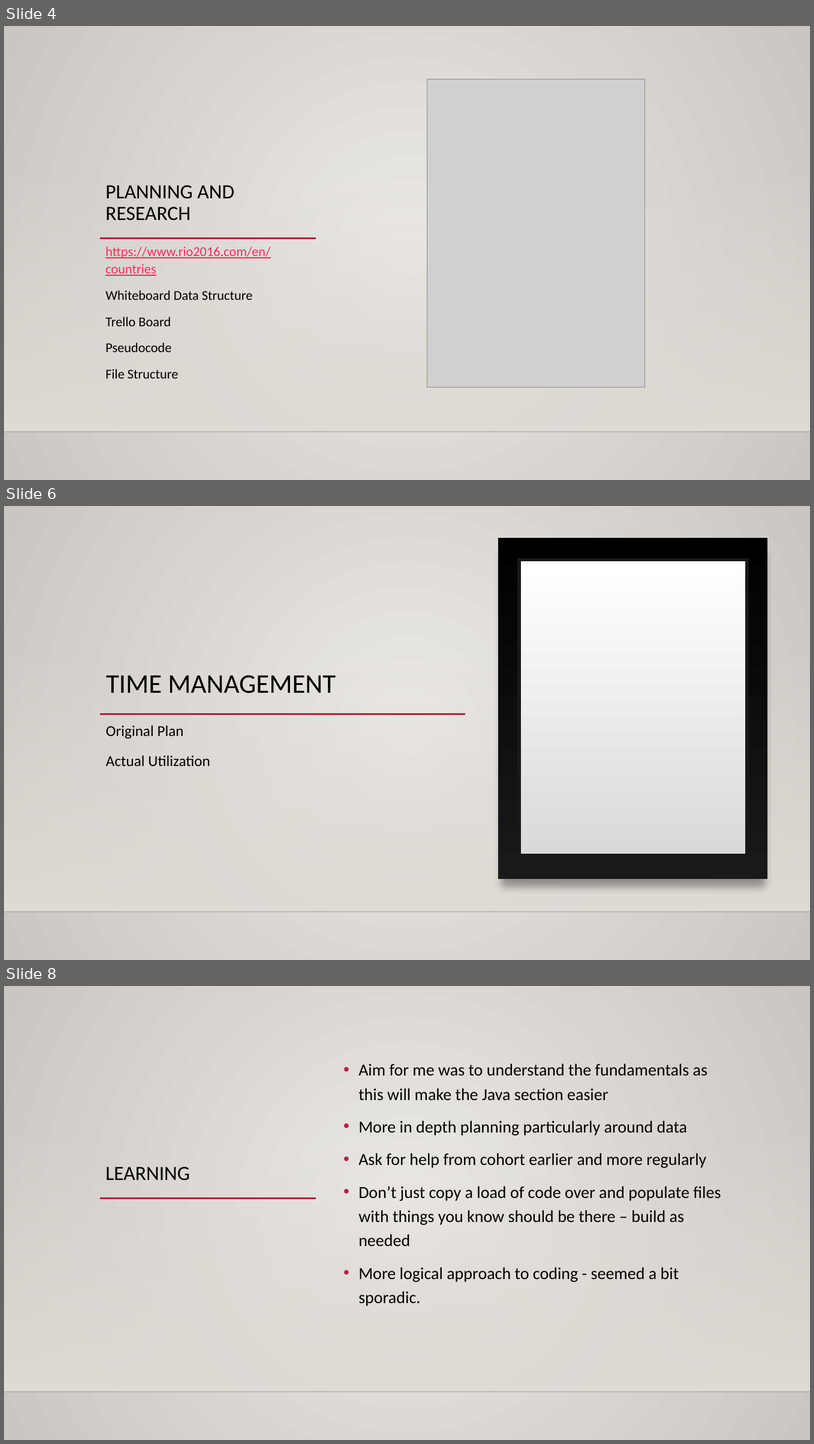
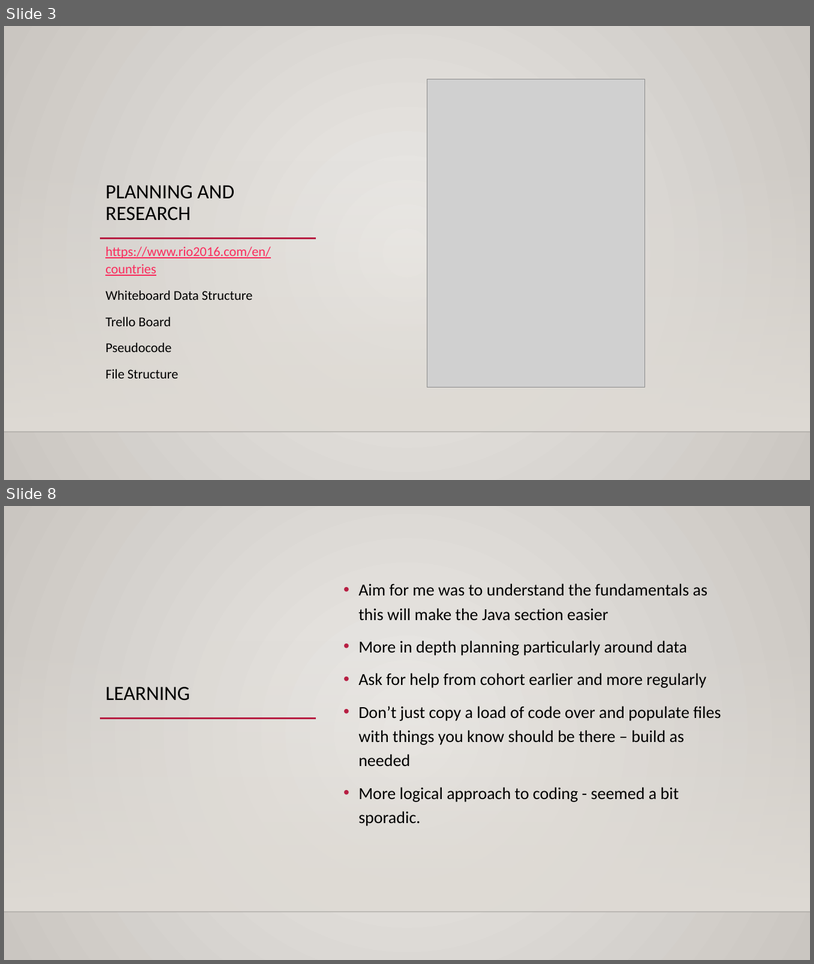
Before and after one commit to davidmorrison1981/week4_project, a slide deck: documentation/Week4_project.pptx. Shown one above the other, each under a label of ours: slides 4, 6 and 8 before the commit, slides 3 and 8 after it; the slides between them are not shown. The pictures are 814x1444 and 814x964 pixels, drawn with LibreOffice and Linux fonts; fonts in the diff are those of the drawing; grey boxes stand for pictures; background and template pictures are left out. Boxes give left, top, right and bottom in pixels: in the first picture for what was removed or moved away, otherwise in the second. Text is boxed around its words. In the diff, an @@ line names an element or a change of style, - is before the commit and + after.

```diff
--- a/documentation/Week4_project.pptx
+++ b/documentation/Week4_project.pptx
@@ slide 6 removed at box(4, 506, 810, 960), background gradient #ECEAE7 to #CAC7C1; not listed: 2 template elements that a slide beside it also shows @@
@@ rectangle removed at box(499, 538, 768, 879) @@
@@ rectangle removed at box(519, 560, 747, 855) @@
@@ title removed at box(106, 675, 336, 693) @@
-TIME MANAGEMENT
@@ line removed from (99, 714) to (465, 714) @@
@@ text removed at box(106, 725, 210, 766) @@
-Original Plan
-Actual Utilization
@@ what was slide 4 is now slide 3 @@
```
Also in this commit, not shown: 4 slides changed, 1 slide added, 7 other files.
